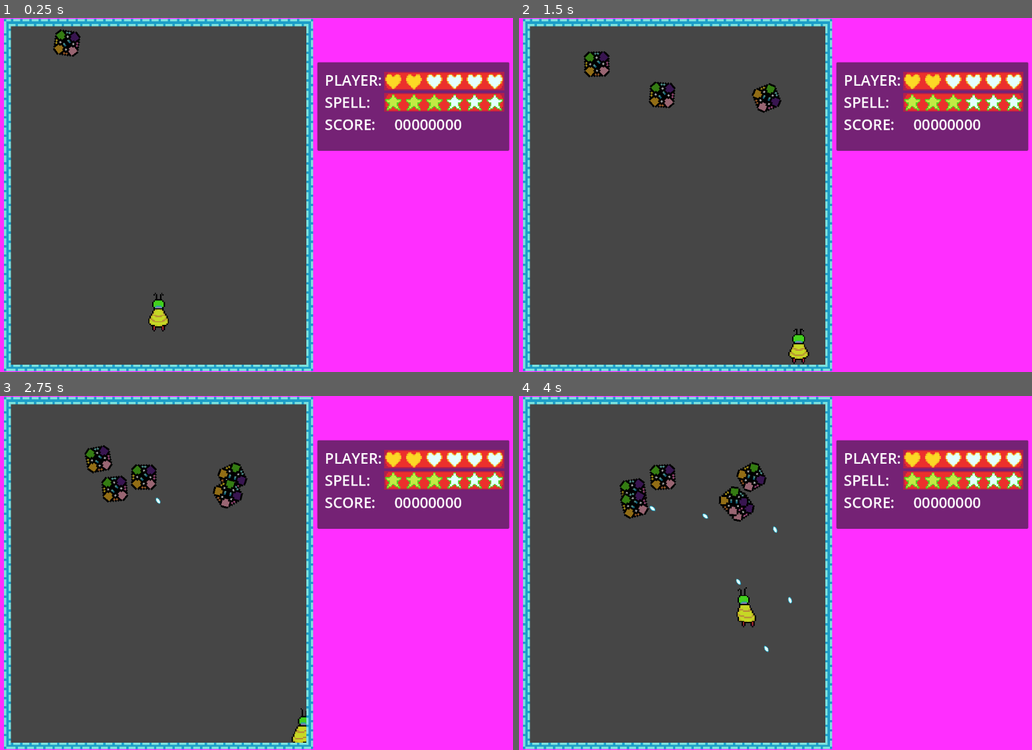
Above: before the commit, frames 1-4 (two rows, left to right).
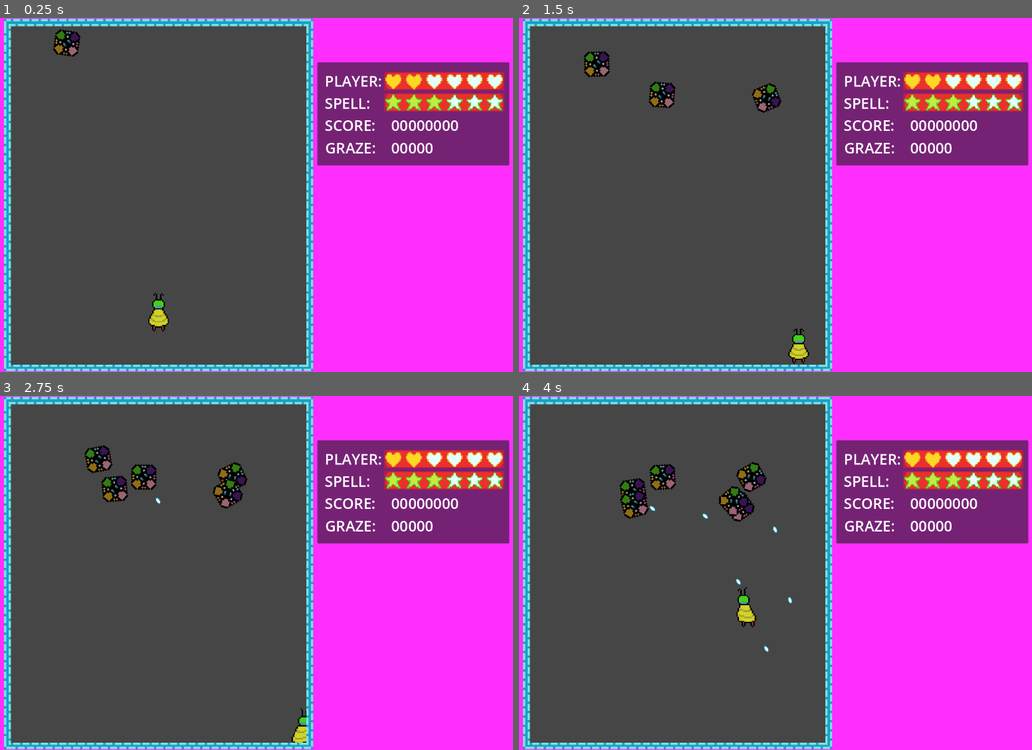
Above: after the commit, the same moments.

Repository: 2192375d/Bee-s-Adventure
Game: Godot game, scene res://scenes/main-game.tscn
The game is run twice, just before and just after one commit, with the same random seed, the same clock (stepped at 60 frames per second) and the same inputs.
Inputs:
- Up to frame 1 (0.25 s): no input
- Up to frame 2 (1.5 s): hold Right (ui_right) 0.53-1.28 s; hold Down (ui_down) from 1.28 s (still down)
- Up to frame 3 (2.75 s): release Down (ui_down) at 2.03 s; hold Right (ui_right) from 2.03 s (still down)
- Up to frame 4 (4 s): release Right (ui_right) at 2.78 s; hold Up (ui_up) 2.78-3.53 s; hold Left (ui_left) from 3.53 s (still down)

The runs differ from the first frame. In frame 1, 2.5% of the frame differs, in the area x 61-100%, y 16-42%; in frame 2, 2.5%; in frame 3, 2.5%; in frame 4, 2.5%.

Commit message:
feat: graze + score system done!

Diff:
--- a/resources/enemyAI1.tres
+++ b/resources/enemyAI1.tres
@@ -18,4 +18,5 @@
 [resource]
 script = ExtResource("3_t8cwn")
 actions = Array[ExtResource("1_q17iy")]([SubResource("Resource_8v0s7"), ExtResource("2_ogah6")])
+killed_score = 0
 metadata/_custom_type_script = "uid://cqlrfm7is5dko"
--- a/scenes/bee.tscn
+++ b/scenes/bee.tscn
@@ -12,6 +12,7 @@
 [ext_resource type="Texture2D" uid="uid://cyvdd0xeublfd" path="res://assets/bee/hitbox-dot.png" id="8_ykkpv"]
 [ext_resource type="Script" uid="uid://dj50mkbj06f6q" path="res://scripts/bee/shoot-component.gd" id="11_011rt"]
 [ext_resource type="PackedScene" uid="uid://buts3pip8f7ji" path="res://scenes/bee-bullet.tscn" id="12_ovfpg"]
+[ext_resource type="Script" uid="uid://dcur3vs5fteic" path="res://scripts/bee/grazing_box.gd" id="13_28ix7"]
 
 [sub_resource type="SpriteFrames" id="SpriteFrames_qf6nb"]
 animations = [{
@@ -71,6 +72,9 @@
 [sub_resource type="CircleShape2D" id="CircleShape2D_xfac4"]
 radius = 1.0
 
+[sub_resource type="CircleShape2D" id="CircleShape2D_vq5cx"]
+radius = 18.626291
+
 [node name="bee" type="CharacterBody2D" node_paths=PackedStringArray("movement_component", "animation_component", "shoot_component", "disappear_timer", "invincibility_timer", "hitbox_dot")]
 scale = Vector2(1.4, 1.4)
 script = ExtResource("1_1q2x0")
@@ -90,6 +94,7 @@
 sprite_frames = SubResource("SpriteFrames_qf6nb")
 
 [node name="CollisionShape2D" type="CollisionShape2D" parent="."]
+visible = false
 position = Vector2(0, -13)
 shape = SubResource("CapsuleShape2D_oynbf")
 
@@ -132,6 +137,14 @@
 [node name="disappear-timer" type="Timer" parent="."]
 one_shot = true
 
+[node name="grazing-box" type="Area2D" parent="."]
+script = ExtResource("13_28ix7")
+
+[node name="CollisionShape2D" type="CollisionShape2D" parent="grazing-box"]
+shape = SubResource("CircleShape2D_vq5cx")
+debug_color = Color(0.6676235, 0.318379, 0.991026, 0.41960785)
+
 [connection signal="timeout" from="ShootComponent/Timer" to="ShootComponent" method="_on_timer_timeout"]
 [connection signal="timeout" from="invincibility-timer" to="." method="_on_invincibilitytimer_timeout"]
 [connection signal="timeout" from="disappear-timer" to="." method="_on_disappeartimer_timeout"]
+[connection signal="area_entered" from="grazing-box" to="grazing-box" method="_on_area_entered"]
--- a/scenes/game.tscn
+++ b/scenes/game.tscn
@@ -230,6 +230,7 @@
 [sub_resource type="Resource" id="Resource_nepv3"]
 script = ExtResource("16_1kice")
 actions = Array[ExtResource("12_ca42v")]([SubResource("Resource_02fa5")])
+killed_score = 2
 metadata/_custom_type_script = "uid://cqlrfm7is5dko"
 
 [sub_resource type="Resource" id="Resource_5newe"]
--- a/scenes/main-game.tscn
+++ b/scenes/main-game.tscn
@@ -23,11 +23,11 @@
 z_as_relative = false
 position = Vector2(64, 16)
 
-[node name="game-stats-display" type="Panel" parent="." node_paths=PackedStringArray("HP_textures", "spell_textures", "score_display")]
+[node name="game-stats-display" type="Panel" parent="." node_paths=PackedStringArray("HP_textures", "spell_textures", "score_display", "graze_display")]
 offset_left = 728.0
 offset_top = 96.0
 offset_right = 1144.0
-offset_bottom = 288.0
+offset_bottom = 320.0
 script = ExtResource("2_ebdxb")
 HP_icon = ExtResource("3_w232t")
 HP_full_icon = ExtResource("4_cvnk6")
@@ -36,6 +36,7 @@
 HP_textures = [NodePath("HP-bar/HBoxContainer/TextureRect1"), NodePath("HP-bar/HBoxContainer/TextureRect2"), NodePath("HP-bar/HBoxContainer/TextureRect3"), NodePath("HP-bar/HBoxContainer/TextureRect4"), NodePath("HP-bar/HBoxContainer/TextureRect5"), NodePath("HP-bar/HBoxContainer/TextureRect6")]
 spell_textures = [NodePath("spell-bar/HBoxContainer/TextureRect1"), NodePath("spell-bar/HBoxContainer/TextureRect2"), N …(198 unchanged characters)…
 score_display = NodePath("score")
+graze_display = NodePath("graze")
 
 [node name="player-text" type="RichTextLabel" parent="game-stats-display"]
 layout_mode = 1
@@ -52,6 +53,47 @@
 text = "[font_size={32
 }]PLAYER: [/font_size]"
 
+[node name="HP-bar" type="PanelContainer" parent="game-stats-display"]
+layout_mode = 0
+offset_left = 145.0
+offset_top = 21.0
+offset_right = 405.0
+offset_bottom = 61.0
+theme_override_styles/panel = SubResource("StyleBoxTexture_w232t")
+
+[node name="HBoxContainer" type="HBoxContainer" parent="game-stats-display/HP-bar"]
+layout_mode = 2
+
+[node name="TextureRect1" type="TextureRect" parent="game-stats-display/HP-bar/HBoxContainer"]
+layout_mode = 2
+texture = ExtResource("3_w232t")
+expand_mode = 2
+
+[node name="TextureRect2" type="TextureRect" parent="game-stats-display/HP-bar/HBoxContainer"]
+layout_mode = 2
+texture = ExtResource("3_w232t")
+expand_mode = 2
+
+[node name="TextureRect3" type="TextureRect" parent="game-stats-display/HP-bar/HBoxContainer"]
+layout_mode = 2
+texture = ExtResource("3_w232t")
+expand_mode = 2
+
+[node name="TextureRect4" type="TextureRect" parent="game-stats-display/HP-bar/HBoxContainer"]
+layout_mode = 2
+texture = ExtResource("3_w232t")
+expand_mode = 2
+
+[node name="TextureRect5" type="TextureRect" parent="game-stats-display/HP-bar/HBoxContainer"]
+layout_mode = 2
+texture = ExtResource("3_w232t")
+expand_mode = 2
+
+[node name="TextureRect6" type="TextureRect" parent="game-stats-display/HP-bar/HBoxContainer"]
+layout_mode = 2
+texture = ExtResource("3_w232t")
+expand_mode = 2
+
 [node name="spell-text" type="RichTextLabel" parent="game-stats-display"]
 layout_mode = 1
 anchors_preset = -1
@@ -67,6 +109,47 @@
 text = "[font_size={32
 }]SPELL: [/font_size]"
 
+[node name="spell-bar" type="PanelContainer" parent="game-stats-display"]
+layout_mode = 0
+offset_left = 145.0
+offset_top = 67.0
+offset_right = 405.0
+offset_bottom = 107.0
+theme_override_styles/panel = SubResource("StyleBoxTexture_w232t")
+
+[node name="HBoxContainer" type="HBoxContainer" parent="game-stats-display/spell-bar"]
+layout_mode = 2
+
+[node name="TextureRect1" type="TextureRect" parent="game-stats-display/spell-bar/HBoxContainer"]
+layout_mode = 2
+texture = ExtResource("4_xrv8w")
+expand_mode = 2
+
+[node name="TextureRect2" type="TextureRect" parent="game-stats-display/spell-bar/HBoxContainer"]
+layout_mode = 2
+texture = ExtResource("4_xrv8w")
+expand_mode = 2
+
+[node name="TextureRect3" type="TextureRect" parent="game-stats-display/spell-bar/HBoxContainer"]
+layout_mode = 2
+texture = ExtResource("4_xrv8w")
+expand_mode = 2
+
+[node name="TextureRect4" type="TextureRect" parent="game-stats-display/spell-bar/HBoxContainer"]
+layout_mode = 2
+texture = ExtResource("4_xrv8w")
+expand_mode = 2
+
+[node name="TextureRect5" type="TextureRect" parent="game-stats-display/spell-bar/HBoxContainer"]
+layout_mode = 2
+texture = ExtResource("4_xrv8w")
+expand_mode = 2
+
+[node name="TextureRect6" type="TextureRect" parent="game-stats-display/spell-bar/HBoxContainer"]
+layout_mode = 2
+texture = ExtResource("4_xrv8w")
+expand_mode = 2
+
 [node name="score-text" type="RichTextLabel" parent="game-stats-display"]
 layout_mode = 1
 anchors_preset = -1
@@ -90,95 +173,30 @@
 anchor_right = 0.127
 anchor_bottom = 0.16600001
 offset_left = 147.104
-offset_top = 101.056
+offset_top = 101.05601
 offset_right = 267.168
-offset_bottom = 144.12799
+offset_bottom = 144.128
 theme_override_font_sizes/normal_font_size = 32
 bbcode_enabled = true
 text = "00000000"
-horizontal_alignment = 1
-
-[node name="HP-bar" type="PanelContainer" parent="game-stats-display"]
-layout_mode = 0
-offset_left = 145.0
-offset_top = 21.0
-offset_right = 405.0
-offset_bottom = 61.0
-theme_override_styles/panel = SubResource("StyleBoxTexture_w232t")
-
-[node name="HBoxContainer" type="HBoxContainer" parent="game-stats-display/HP-bar"]
-layout_mode = 2
-
-[node name="TextureRect1" type="TextureRect" parent="game-stats-display/HP-bar/HBoxContainer"]
-layout_mode = 2
-texture = ExtResource("3_w232t")
-expand_mode = 2
-
-[node name="TextureRect2" type="TextureRect" parent="game-stats-display/HP-bar/HBoxContainer"]
-layout_mode = 2
-texture = ExtResource("3_w232t")
-expand_mode = 2
-
-[node name="TextureRect3" type="TextureRect" parent="game-stats-display/HP-bar/HBoxContainer"]
-layout_mode = 2
-texture = ExtResource("3_w232t")
-expand_mode = 2
-
-[node name="TextureRect4" type="TextureRect" parent="game-stats-display/HP-bar/HBoxContainer"]
-layout_mode = 2
-texture = ExtResource("3_w232t")
-expand_mode = 2
-
-[node name="TextureRect5" type="TextureRect" parent="game-stats-display/HP-bar/HBoxContainer"]
-layout_mode = 2
-texture = ExtResource("3_w232t")
-expand_mode = 2
-
-[node name="TextureRect6" type="TextureRect" parent="game-stats-display/HP-bar/HBoxContainer"]
-layout_mode = 2
-texture = ExtResource("3_w232t")
-expand_mode = 2
-
-[node name="spell-bar" type="PanelContainer" parent="game-stats-display"]
-layout_mode = 0
-offset_left = 145.0
-offset_top = 67.0
-offset_right = 405.0
-offset_bottom = 107.0
-theme_override_styles/panel = SubResource("StyleBoxTexture_w232t")
-
-[node name="HBoxContainer" type="HBoxContainer" parent="game-stats-display/spell-bar"]
-layout_mode = 2
-
-[node name="TextureRect1" type="TextureRect" parent="game-stats-display/spell-bar/HBoxContainer"]
-layout_mode = 2
-texture = ExtResource("4_xrv8w")
-expand_mode = 2
-
-[node name="TextureRect2" type="TextureRect" parent="game-stats-display/spell-bar/HBoxContainer"]
-layout_mode = 2
-texture = ExtResource("4_xrv8w")
-expand_mode = 2
-
-[node name="TextureRect3" type="TextureRect" parent="game-stats-display/spell-bar/HBoxContainer"]
-layout_mode = 2
-texture = ExtResource("4_xrv8w")
-expand_mode = 2
-
-[node name="TextureRect4" type="TextureRect" parent="game-stats-display/spell-bar/HBoxContainer"]
-layout_mode = 2
-texture = ExtResource("4_xrv8w")
-expand_mode = 2
-
-[node name="TextureRect5" type="TextureRect" parent="game-stats-display/spell-bar/HBoxContainer"]
-layout_mode = 2
-texture = ExtResource("4_xrv8w")
-expand_mode = 2
-
-[node name="TextureRect6" type="TextureRect" parent="game-stats-display/spell-bar/HBoxContainer"]
-layout_mode = 2
-texture = ExtResource("4_xrv8w")
-expand_mode = 2
+
+[node name="graze-text" type="RichTextLabel" parent="game-stats-display"]
+layout_mode = 0
+offset_left = 17.0
+offset_top = 163.0
+offset_right = 177.0
+offset_bottom = 230.488
+theme_override_font_sizes/normal_font_size = 32
+text = "GRAZE:"
+
+[node name="graze" type="RichTextLabel" parent="game-stats-display"]
+layout_mode = 0
+offset_left = 160.0
+offset_top = 163.0
+offset_right = 251.0
+offset_bottom = 208.0
+theme_override_font_sizes/normal_font_size = 32
+text = "00000"
 
 [node name="template-background" type="TextureRect" parent="."]
 modulate = Color(1, 0.18039216, 1, 1)
@@ -187,6 +205,42 @@
 offset_right = 1152.0
 offset_bottom = 768.0
 texture = SubResource("CanvasTexture_s3esy")
+
+[node name="pause-menu" type="Panel" parent="." node_paths=PackedStringArray("game", "resume_button")]
+visible = false
+offset_left = 256.0
+offset_top = 256.0
+offset_right = 512.0
+offset_bottom = 512.0
+mouse_filter = 2
+script = ExtResource("11_2ggl6")
+game = NodePath("../game")
+resume_button = NodePath("VBoxContainer/resume")
+
+[node name="VBoxContainer" type="VBoxContainer" parent="pause-menu"]
+layout_mode = 0
+offset_right = 256.0
+offset_bottom = 256.0
+mouse_filter = 2
+alignment = 1
+
+[node name="resume" type="Button" parent="pause-menu/VBoxContainer"]
+custom_minimum_size = Vector2(0, 64)
+layout_mode = 2
+mouse_filter = 2
+text = "resume"
+
+[node name="restart" type="Button" parent="pause-menu/VBoxContainer"]
+custom_minimum_size = Vector2(0, 64)
+layout_mode = 2
+mouse_filter = 2
+text = "restart from beginning"
+
+[node name="exit" type="Button" parent="pause-menu/VBoxContainer"]
+custom_minimum_size = Vector2(0, 64)
+layout_mode = 2
+mouse_filter = 2
+text = "bye!"
 
 [node name="game-border" type="Node2D" parent="."]
 z_index = 99
@@ -252,41 +306,6 @@
 scale = Vector2(4.6627035, 4.9800167)
 texture = ExtResource("4_0rdsr")
 
-[node name="pause-menu" type="Panel" parent="." node_paths=PackedStringArray("game", "resume_button")]
-offset_left = 256.0
-offset_top = 256.0
-offset_right = 512.0
-offset_bottom = 512.0
-mouse_filter = 2
-script = ExtResource("11_2ggl6")
-game = NodePath("../game")
-resume_button = NodePath("VBoxContainer/resume")
-
-[node name="VBoxContainer" type="VBoxContainer" parent="pause-menu"]
-layout_mode = 0
-offset_right = 256.0
-offset_bottom = 256.0
-mouse_filter = 2
-alignment = 1
-
-[node name="resume" type="Button" parent="pause-menu/VBoxContainer"]
-custom_minimum_size = Vector2(0, 64)
-layout_mode = 2
-mouse_filter = 2
-text = "resume"
-
-[node name="restart" type="Button" parent="pause-menu/VBoxContainer"]
-custom_minimum_size = Vector2(0, 64)
-layout_mode = 2
-mouse_filter = 2
-text = "restart from beginning"
-
-[node name="exit" type="Button" parent="pause-menu/VBoxContainer"]
-custom_minimum_size = Vector2(0, 64)
-layout_mode = 2
-mouse_filter = 2
-text = "bye!"
-
 [connection signal="pressed" from="pause-menu/VBoxContainer/resume" to="pause-menu" method="_on_resume_pressed"]
 [connection signal="pressed" from="pause-menu/VBoxContainer/restart" to="pause-menu" method="_on_restart_pressed"]
 [connection signal="pressed" from="pause-menu/VBoxContainer/exit" to="pause-menu" method="_on_exit_pressed"]
--- /dev/null
+++ b/scripts/bee/grazing_box.gd
@@ -0,0 +1,8 @@
+extends Area2D
+
+func _on_area_entered(area: Area2D) -> void:
+	if area is Bullet:
+		if area.grazed == false:
+			area.grazed = true
+			Global.get_game().stats_component.increment_graze()
+			Global.get_game().stats_component.add_score(Global.GRAZE_SCORE)
--- a/scripts/bullet/bullet.gd
+++ b/scripts/bullet/bullet.gd
@@ -4,6 +4,8 @@
 
 var direction_vector: Vector2
 var speed: float
+
+var grazed: bool = false
 
 func set_bullet(spawnpoint: Vector2, new_direction_vector: Vector2, new_speed: float) -> void:
 	position = spawnpoint
--- a/scripts/entity/ai-resource.gd
+++ b/scripts/entity/ai-resource.gd
@@ -1,8 +1,11 @@
 extends Resource
 
 class_name AIResource
+
+enum ENEMY_KILLED_SCORE {SCORE1, SCORE2, SCORE3}
+
 @export var actions: Array[ActionResource]
-#var actor: Enemy
+@export var killed_score: ENEMY_KILLED_SCORE = ENEMY_KILLED_SCORE.SCORE2
 
 var currentAction: ActionResource
 signal actions_complete
--- a/scripts/entity/enemy.gd
+++ b/scripts/entity/enemy.gd
@@ -56,7 +56,17 @@
 func get_hit(damage: int) -> void:
 	animation_component.shine_animation()
 	hp -= damage
+
+	Global.get_game().stats_component.add_score(Global.ENEMY_HIT_SCORE)
+
 	if hp <= 0.0:
+		var value: int = 0
+		match ai_resource.killed_score:
+			AIResource.ENEMY_KILLED_SCORE.SCORE1: value = Global.ENEMY_KILLED_SCORE1
+			AIResource.ENEMY_KILLED_SCORE.SCORE2: value = Global.ENEMY_KILLED_SCORE2
+			AIResource.ENEMY_KILLED_SCORE.SCORE3: value = Global.ENEMY_KILLED_SCORE3
+		Global.get_game().stats_component.add_score(value)
+
 		die()
 
 func die() -> void:
--- a/scripts/game/game.gd
+++ b/scripts/game/game.gd
@@ -24,6 +24,7 @@
 	stats_component.HP_num = 2
 	stats_component.spell_num = Global.NUM_SPELL_ON_RESET
 	stats_component.score = 0
+	stats_component.graze = 0
 
 	stats_component.in_game_stats_changed.emit.call_deferred()
 
@@ -44,12 +45,10 @@
 
 
 func _on_player_hit() -> void:
-	#if bee.invincible:
-		#return
 	print("player hit!")
+	stats_component.add_score(Global.PLAYER_HIT_SCORE)
 
 	if (stats_component.HP_num == 0):
-		# player is dead, do stuffs
 		return
 
 	stats_component.decrement_HP()
--- a/scripts/game_stats_display.gd
+++ b/scripts/game_stats_display.gd
@@ -8,6 +8,7 @@
 @export var HP_textures: Array[TextureRect]
 @export var spell_textures: Array[TextureRect]
 @export var score_display: RichTextLabel
+@export var graze_display: RichTextLabel
 
 func _ready() -> void:
 	Global.get_game().stats_component.in_game_stats_changed.connect(_on_in_game_stats_changed)
@@ -16,6 +17,7 @@
 	var HP_num = Global.get_game().stats_component.HP_num
 	var spell_num = Global.get_game().stats_component.spell_num
 	var score = Global.get_game().stats_component.score
+	var graze = Global.get_game().stats_component.graze
 
 	for i in range(HP_num):
 		HP_textures[i].texture = HP_full_icon
@@ -30,3 +32,4 @@
 		spell_textures[i].texture = spell_icon
 
 	score_display.text = "%08d" % score
+	graze_display.text = "%05d" % graze
--- a/scripts/pause-menu.gd
+++ b/scripts/pause-menu.gd
@@ -24,6 +24,7 @@
 		focus_button.pressed.emit()
 
 func pause() -> void:
+
 	game.get_tree().paused = true
 	await get_tree().process_frame
 	resume_button.grab_focus()
@@ -39,7 +40,6 @@
 func _on_restart_pressed() -> void:
 	game.get_tree().paused = false
 	hide()
-
 	get_tree().reload_current_scene()
 
 func _on_exit_pressed() -> void:
--- a/scripts/singletons/global.gd
+++ b/scripts/singletons/global.gd
@@ -2,7 +2,18 @@
 
 const MAXIMUM_HP_SPELL = 6
 const NUM_SPELL_ON_RESET = 3
-const MAXIMUM_SCORE = 100000000
+const MAXIMUM_SCORE = 99999999
+const MAXIMUM_GRAZE = 99999
+
+const ENEMY_KILLED_SCORE1 = 500
+const ENEMY_KILLED_SCORE2 = 1000
+const ENEMY_KILLED_SCORE3 = 7500
+
+const ENEMY_HIT_SCORE = 10
+
+const GRAZE_SCORE = 50
+
+const PLAYER_HIT_SCORE = -50000
 
 var gameSizeX: float = 640.0
 var gameSizeY: float = 736.0
--- a/scripts/stats_component.gd
+++ b/scripts/stats_component.gd
@@ -5,6 +5,7 @@
 var HP_num: int
 var spell_num: int
 var score: int
+var graze: int
 
 signal in_game_stats_changed
 
@@ -46,10 +47,17 @@
 func add_score(amount: int) -> void:
 	if score + amount < 0:
 		score = 0
-		return
+	elif score + amount > Global.MAXIMUM_SCORE:
+		score = Global.MAXIMUM_SCORE
+	else:
+		score += amount
 
-	if score + amount > Global.MAXIMUM_SCORE:
-		score = Global.MAXIMUM_SCORE
-		return
+	in_game_stats_changed.emit()
 
-	score += amount
+func increment_graze() -> void:
+	if graze + 1 > Global.MAXIMUM_GRAZE:
+		graze = Global.MAXIMUM_GRAZE
+	else:
+		graze += 1
+
+	in_game_stats_changed.emit()
Not shown: 1 places in scenes/bee.tscn that only renumber resources
Not shown, added: scripts/bee/grazing_box.gd.uid
